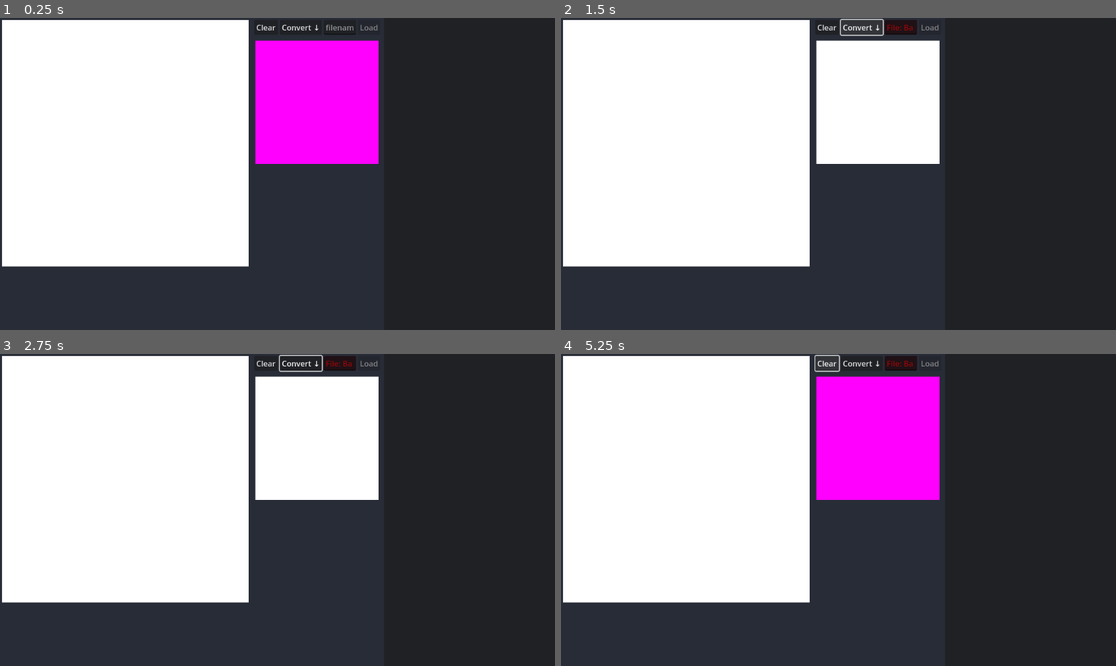
Above: before the commit, frames 1-4 (two rows, left to right).
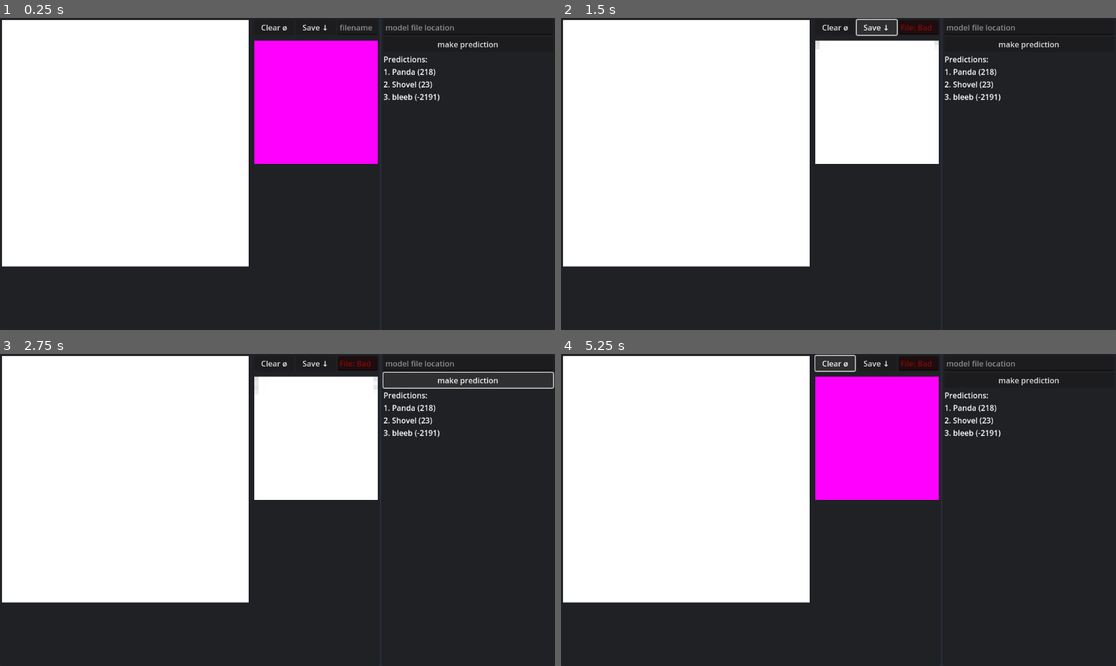
Above: after the commit, the same moments.

Repository: Virteso/IDS-Quickdraw-Analysis
Game: Godot game, scene res://main.tscn
Same seed, same stepped clock (60 frames per second), same inputs: the game is played once before the commit and once after it.
Inputs (mouse positions are in pixels of both pictures, inside the frame that each line leads up to):
- Up to frame 1 (0.25 s): no input
- Up to frame 2 (1.5 s): click "Clear" (after the commit: "Clear ø") at 0.5 s; click "Convert ↓" (after the commit: "Save ↓") at 1.25 s
- Up to frame 3 (2.75 s): click (466, 378) at 2 s, where only the run after the commit has a clickable "make prediction"
- Up to frame 4 (5.25 s): click "Clear" (after the commit: "Clear ø") at 2.75 s; click "Convert ↓" (after the commit: "Save ↓") at 3.5 s; click (1027, 378) at 4.25 s, where only the run after the commit has a clickable "make prediction"; click "Clear" (after the commit: "Clear ø") at 5 s

The runs differ from the first frame. In frame 1, 1.0% of the frame differs, in the area x 45-90%, y 0-47%; in frame 2, 1.4%; in frame 3, 1.6%, in the area x 45-100%, y 0-47%; in frame 4, 1.2%.

Commit message:
cnn args script

Diff:
--- a/godot/drawing_pad.gd
+++ b/godot/drawing_pad.gd
@@ -1,4 +1,6 @@
 extends ColorRect
+
+signal stroke_finished
 
 var _last_time: int = -1
 
@@ -13,9 +15,10 @@
 
 	if Input.is_action_pressed("mouse_click"):
 		_current_stroke.append(current_pos)
-	elif Input.is_action_just_released("mouse_click"):
+	elif Input.is_action_just_released("mouse_click") and not _current_stroke.is_empty():
 		_strokes.append(_current_stroke)
 		_current_stroke = []
+		stroke_finished.emit()
 
 	queue_redraw()
 
--- a/godot/drawing_pad_and_bitmap_display.gd
+++ b/godot/drawing_pad_and_bitmap_display.gd
@@ -1,4 +1,4 @@
-extends MarginContainer
+extends PanelContainer
 
 const DrawingPad := preload("res://drawing_pad.gd")
 
@@ -15,10 +15,7 @@
 		bitmap_display.texture = _placeholder_texture
 	)
 	%ConvertButton.pressed.connect(func() -> void:
-		var drawing := drawing_pad.to_object()
-		var image := drawing.get_image()
-		image.resize(28, 28, Image.INTERPOLATE_LANCZOS)
-		bitmap_display.texture = ImageTexture.create_from_image(image)
+		var image := display_image()
 		var err := Drawing.image_to_npy(image, filename_edit.text)
 		if err != OK:
 			filename_edit.placeholder_text = error_string(err)
@@ -29,3 +26,12 @@
 				filename_edit.modulate = Color.WHITE
 			, CONNECT_ONE_SHOT)
 	)
+	drawing_pad.stroke_finished.connect(display_image)
+
+
+func display_image() -> Image:
+	var drawing := drawing_pad.to_object()
+	var image := drawing.get_image()
+	image.resize(28, 28, Image.INTERPOLATE_LANCZOS)
+	bitmap_display.texture = ImageTexture.create_from_image(image)
+	return image
--- a/godot/drawing_pad_and_bitmap_display.tscn
+++ b/godot/drawing_pad_and_bitmap_display.tscn
@@ -6,7 +6,7 @@
 [sub_resource type="PlaceholderTexture2D" id="PlaceholderTexture2D_l1m5l"]
 size = Vector2(28, 28)
 
-[node name="DrawingPadAndBitmapDisplay" type="MarginContainer"]
+[node name="DrawingPadAndBitmapDisplay" type="PanelContainer"]
 anchors_preset = 15
 anchor_right = 1.0
 anchor_bottom = 1.0
@@ -14,78 +14,84 @@
 grow_vertical = 2
 script = ExtResource("1_obgad")
 
-[node name="HBoxContainer" type="HBoxContainer" parent="."]
+[node name="VBoxContainer" type="VBoxContainer" parent="."]
+layout_mode = 2
+
+[node name="HBoxContainer" type="HBoxContainer" parent="VBoxContainer"]
 layout_mode = 2
 size_flags_vertical = 0
 
-[node name="MarginContainer" type="MarginContainer" parent="HBoxContainer"]
+[node name="MarginContainer" type="MarginContainer" parent="VBoxContainer/HBoxContainer"]
 layout_mode = 2
 theme_override_constants/margin_left = 4
 theme_override_constants/margin_top = 4
 theme_override_constants/margin_right = 4
 theme_override_constants/margin_bottom = 4
 
-[node name="HBoxContainer" type="HBoxContainer" parent="HBoxContainer/MarginContainer"]
-layout_mode = 2
-alignment = 1
-
-[node name="DrawingPad" parent="HBoxContainer/MarginContainer/HBoxContainer" instance=ExtResource("1_tjhb3")]
+[node name="DrawingPad" parent="VBoxContainer/HBoxContainer/MarginContainer" instance=ExtResource("1_tjhb3")]
 unique_name_in_owner = true
 layout_mode = 2
 
-[node name="VBoxContainer" type="VBoxContainer" parent="HBoxContainer"]
+[node name="VBoxContainer" type="VBoxContainer" parent="VBoxContainer/HBoxContainer"]
 layout_mode = 2
 
-[node name="MarginContainer2" type="MarginContainer" parent="HBoxContainer/VBoxContainer"]
+[node name="MarginContainer2" type="MarginContainer" parent="VBoxContainer/HBoxContainer/VBoxContainer"]
 layout_mode = 2
 theme_override_constants/margin_left = 4
 theme_override_constants/margin_top = 4
 theme_override_constants/margin_right = 4
 theme_override_constants/margin_bottom = 4
 
-[node name="HBoxContainer" type="HBoxContainer" parent="HBoxContainer/VBoxContainer/MarginContainer2"]
+[node name="HBoxContainer" type="HBoxContainer" parent="VBoxContainer/HBoxContainer/VBoxContainer/MarginContainer2"]
 layout_mode = 2
 alignment = 1
 
-[node name="ClearButton" type="Button" parent="HBoxContainer/VBoxContainer/MarginContainer2/HBoxContainer"]
+[node name="ClearButton" type="Button" parent="VBoxContainer/HBoxContainer/VBoxContainer/MarginContainer2/HBoxContainer"]
 unique_name_in_owner = true
 layout_mode = 2
 size_flags_horizontal = 3
-text = "Clear"
+text = "Clear ø"
 
-[node name="ConvertButton" type="Button" parent="HBoxContainer/VBoxContainer/MarginContainer2/HBoxContainer"]
+[node name="ConvertButton" type="Button" parent="VBoxContainer/HBoxContainer/VBoxContainer/MarginContainer2/HBoxContainer"]
 unique_name_in_owner = true
 layout_mode = 2
 size_flags_horizontal = 3
-text = "Convert ↓"
+text = "Save ↓"
 
-[node name="FilenameEdit" type="LineEdit" parent="HBoxContainer/VBoxContainer/MarginContainer2/HBoxContainer"]
+[node name="FilenameEdit" type="LineEdit" parent="VBoxContainer/HBoxContainer/VBoxContainer/MarginContainer2/HBoxContainer"]
 unique_name_in_owner = true
 layout_mode = 2
 size_flags_horizontal = 3
 placeholder_text = "filename"
 
-[node name="LoadButton" type="Button" parent="HBoxContainer/VBoxContainer/MarginContainer2/HBoxContainer"]
-unique_name_in_owner = true
-layout_mode = 2
-size_flags_horizontal = 3
-disabled = true
-text = "Load"
-
-[node name="MarginContainer3" type="MarginContainer" parent="HBoxContainer/VBoxContainer"]
+[node name="MarginContainer3" type="MarginContainer" parent="VBoxContainer/HBoxContainer/VBoxContainer"]
 layout_mode = 2
 theme_override_constants/margin_left = 4
 theme_override_constants/margin_top = 4
 theme_override_constants/margin_right = 4
 theme_override_constants/margin_bottom = 4
 
-[node name="HBoxContainer" type="HBoxContainer" parent="HBoxContainer/VBoxContainer/MarginContainer3"]
+[node name="HBoxContainer" type="HBoxContainer" parent="VBoxContainer/HBoxContainer/VBoxContainer/MarginContainer3"]
 layout_mode = 2
 alignment = 1
 
-[node name="BitmapDisplay" type="TextureRect" parent="HBoxContainer/VBoxContainer/MarginContainer3/HBoxContainer"]
+[node name="BitmapDisplay" type="TextureRect" parent="VBoxContainer/HBoxContainer/VBoxContainer/MarginContainer3/HBoxContainer"]
 unique_name_in_owner = true
 texture_filter = 1
 custom_minimum_size = Vector2(256, 256)
 layout_mode = 2
 texture = SubResource("PlaceholderTexture2D_l1m5l")
+
+[node name="MarginContainer" type="MarginContainer" parent="VBoxContainer"]
+layout_mode = 2
+theme_override_constants/margin_left = 4
+theme_override_constants/margin_top = 4
+theme_override_constants/margin_right = 4
+theme_override_constants/margin_bottom = 4
+
+[node name="HBoxContainer" type="HBoxContainer" parent="VBoxContainer/MarginContainer"]
+layout_mode = 2
+
+[node name="DrawingInfoLabel" type="Label" parent="VBoxContainer/MarginContainer/HBoxContainer"]
+unique_name_in_owner = true
+layout_mode = 2
--- a/godot/main.tscn
+++ b/godot/main.tscn
@@ -1,7 +1,8 @@
-[gd_scene load_steps=3 format=3 uid="uid://cj2h20d4n8wae"]
+[gd_scene load_steps=4 format=3 uid="uid://cj2h20d4n8wae"]
 
 [ext_resource type="Script" path="res://main.gd" id="1_5laph"]
 [ext_resource type="PackedScene" uid="uid://7m8hxols4o6r" path="res://drawing_pad_and_bitmap_display.tscn" id="2_vch4d"]
+[ext_resource type="PackedScene" uid="uid://bxilrntlaubxj" path="res://predictions.tscn" id="3_mtvif"]
 
 [node name="Main" type="Control"]
 layout_mode = 3
@@ -33,7 +34,6 @@
 layout_mode = 2
 size_flags_horizontal = 3
 
-[node name="Panel" type="Panel" parent="HBoxContainer"]
+[node name="Predictions" parent="HBoxContainer" instance=ExtResource("3_mtvif")]
 layout_mode = 2
 size_flags_horizontal = 3
-size_flags_stretch_ratio = 2.08
--- /dev/null
+++ b/godot/predictions.tscn
@@ -0,0 +1,39 @@
+[gd_scene format=3 uid="uid://bxilrntlaubxj"]
+
+[node name="Predictions" type="PanelContainer"]
+anchors_preset = 15
+anchor_right = 1.0
+anchor_bottom = 1.0
+grow_horizontal = 2
+grow_vertical = 2
+
+[node name="MarginContainer" type="MarginContainer" parent="."]
+layout_mode = 2
+theme_override_constants/margin_left = 4
+theme_override_constants/margin_top = 4
+theme_override_constants/margin_right = 4
+theme_override_constants/margin_bottom = 4
+
+[node name="VBoxContainer" type="VBoxContainer" parent="MarginContainer"]
+layout_mode = 2
+
+[node name="ModelFileLocationEdit" type="LineEdit" parent="MarginContainer/VBoxContainer"]
+unique_name_in_owner = true
+layout_mode = 2
+placeholder_text = "model file location"
+
+[node name="HBoxContainer" type="HBoxContainer" parent="MarginContainer/VBoxContainer"]
+layout_mode = 2
+
+[node name="Button" type="Button" parent="MarginContainer/VBoxContainer/HBoxContainer"]
+layout_mode = 2
+size_flags_horizontal = 3
+text = "make prediction"
+
+[node name="PredictionResultLabel" type="Label" parent="MarginContainer/VBoxContainer"]
+unique_name_in_owner = true
+layout_mode = 2
+text = "Predictions:
+1. Panda (218)
+2. Shovel (23)
+3. bleeb (-2191)"
Not shown, changed: cnn.py
Not shown, changed: cnnfunctions.py
Not shown, changed: config.py
Not shown, changed: notebook.ipynb
